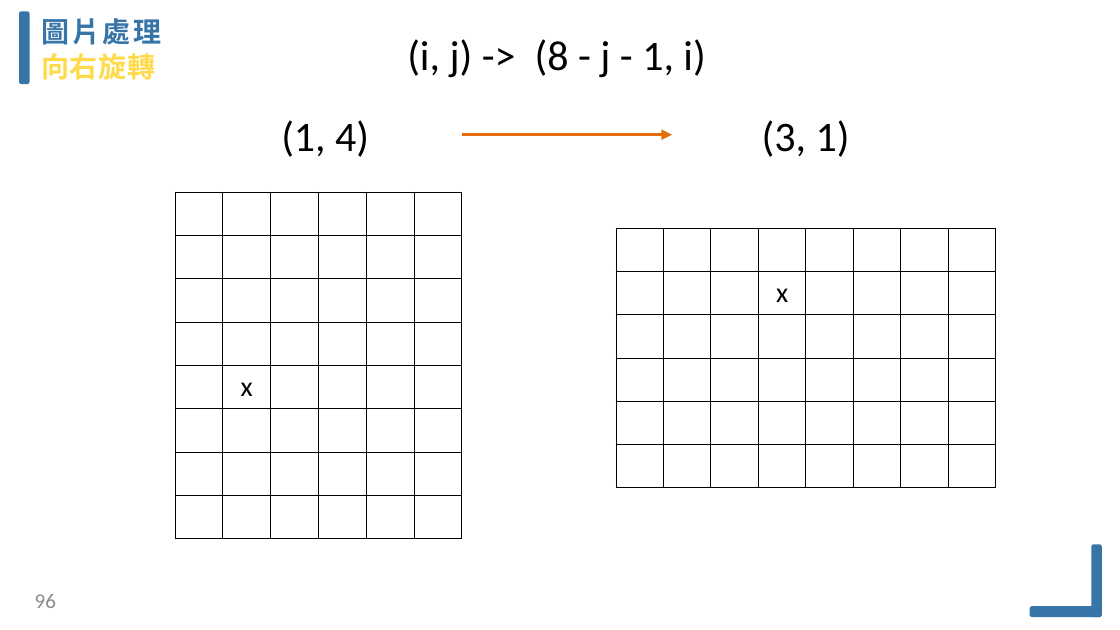
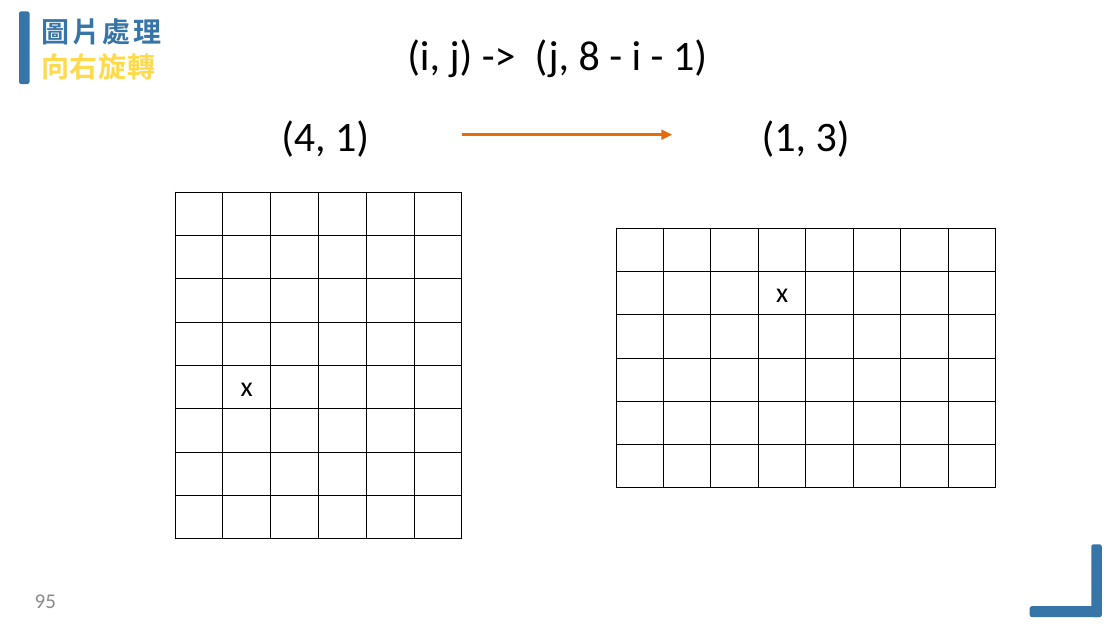
Before and after one commit to Kenchu123/EECamp2020, a slide deck: slide 95 of ppt/python2020-v4.pptx (slide 96 before the commit). Drawn at 1120x630 pixels with LibreOffice and Linux fonts; fonts in the diff are those of the drawing. Boxes give left, top, right and bottom in pixels: in the first picture for what was removed or moved away, otherwise in the second. Text is boxed around its words. In the diff, an @@ line names an element or a change of style, - is before the commit and + after.

```diff
--- a/ppt/python2020-v4.pptx
+++ b/ppt/python2020-v4.pptx
@@ text at [407, 39, 707, 78]: text changed @@
-(i, j) -> (8 - j - 1, i)
+(i, j) -> (j, 8 - i - 1)
@@ text at [281, 120, 369, 157]: text changed @@
-(1, 4)
+(4, 1)
@@ text at [762, 120, 850, 157]: text changed @@
-(3, 1)
+(1, 3)
@@ page number at [35, 594, 56, 608]: text changed @@
-96
+95
```
Also in this commit, not shown: 30 other slides changed, 2 slides added, 3 slides removed, 3 other files.
